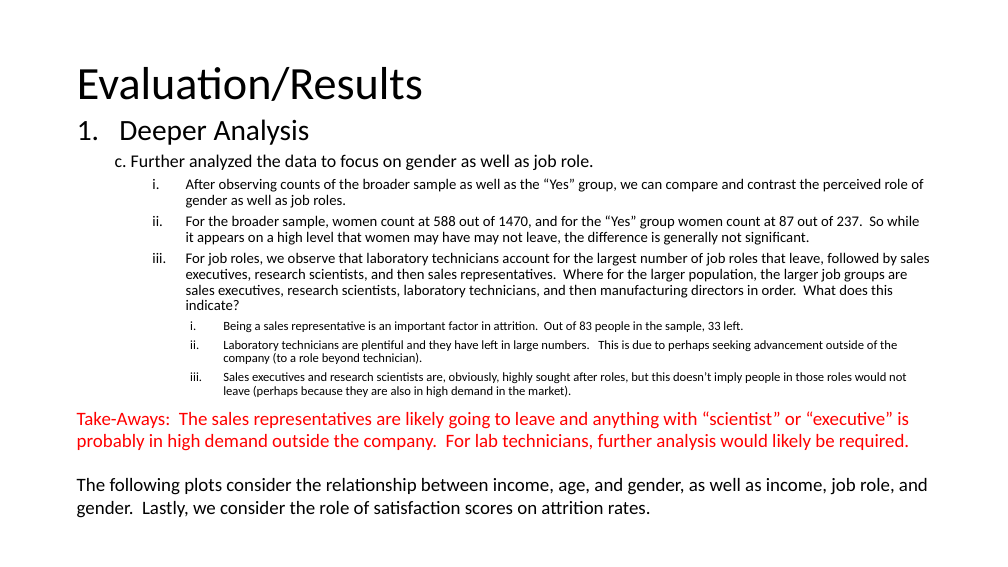
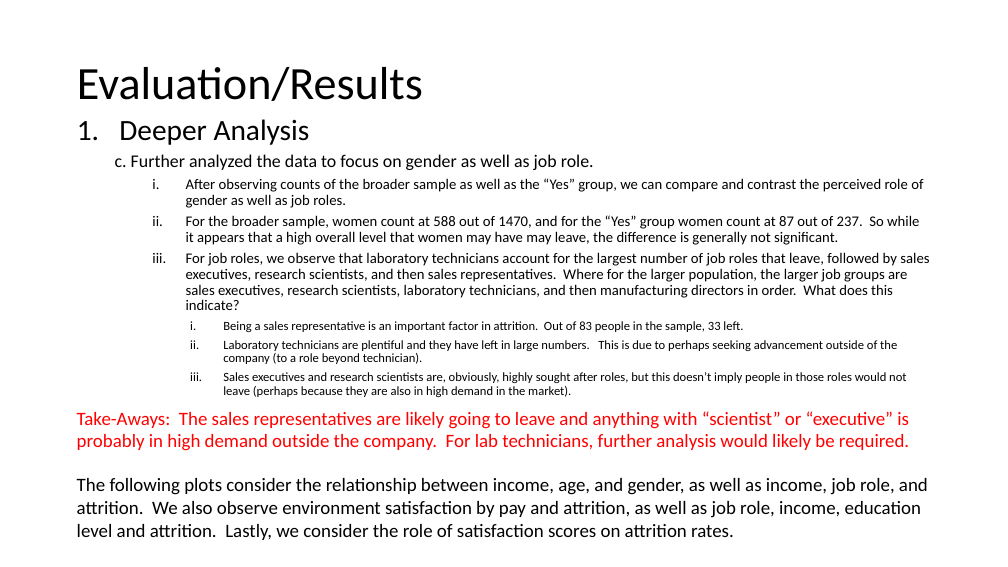
Before and after one commit to bdelahoussaye/CaseStudy2, a slide deck: slide 12 of Final Presentation_TEAM VARIANCE 6306.pptx (slide 13 before the commit). Drawn at 1008x567 pixels with LibreOffice and Linux fonts; fonts in the diff are those of the drawing. Boxes give left, top, right and bottom in pixels: in the first picture for what was removed or moved away, otherwise in the second. Text is boxed around its words. In the diff, an @@ line names an element or a change of style, - is before the commit and + after.

```diff
--- a/Final Presentation_TEAM VARIANCE 6306.pptx
+++ b/Final Presentation_TEAM VARIANCE 6306.pptx
@@ text at [186,215,919,245]: text changed @@
-    ii. For the broader sample, women count at 588 out of 1470, and for the “Yes” group women count at 87 out of 237. So while it appears on a high level that women may have may not leave, the difference is generally not significant.
+    ii. For the broader sample, women count at 588 out of 1470, and for the “Yes” group women count at 87 out of 237. So while it appears that a high overall level that women may have may leave, the difference is generally not significant.
@@ text at [77,478,928,540]: text changed @@
-The following plots consider the relationship between income, age, and gender, as well as income, job role, and gender. Lastly, we consider the role of satisfaction scores on attrition rates.
+The following plots consider the relationship between income, age, and gender, as well as income, job role, and attrition. We also observe environment satisfaction by pay and attrition, as well as job role, income, education level and attrition. Lastly, we consider the role of satisfaction scores on attrition rates.
```
Also in this commit, not shown: 13 other slides changed, 2 slides added, 1 other file.
